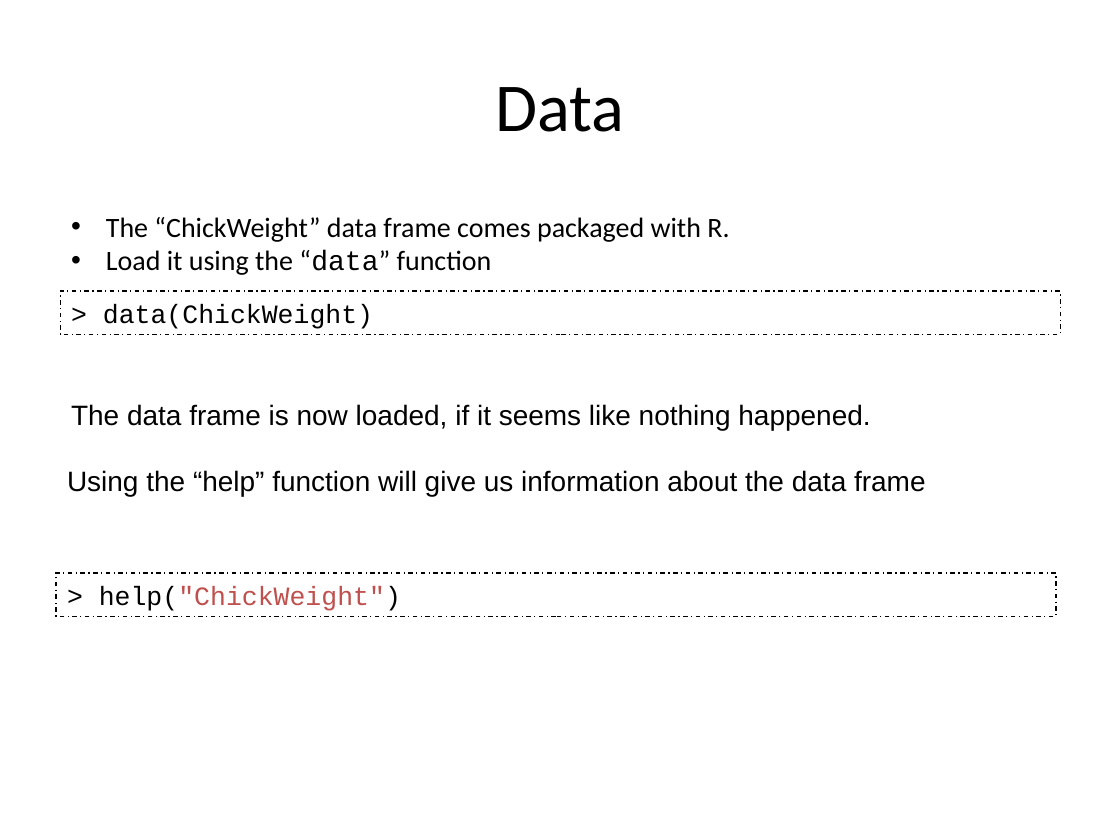
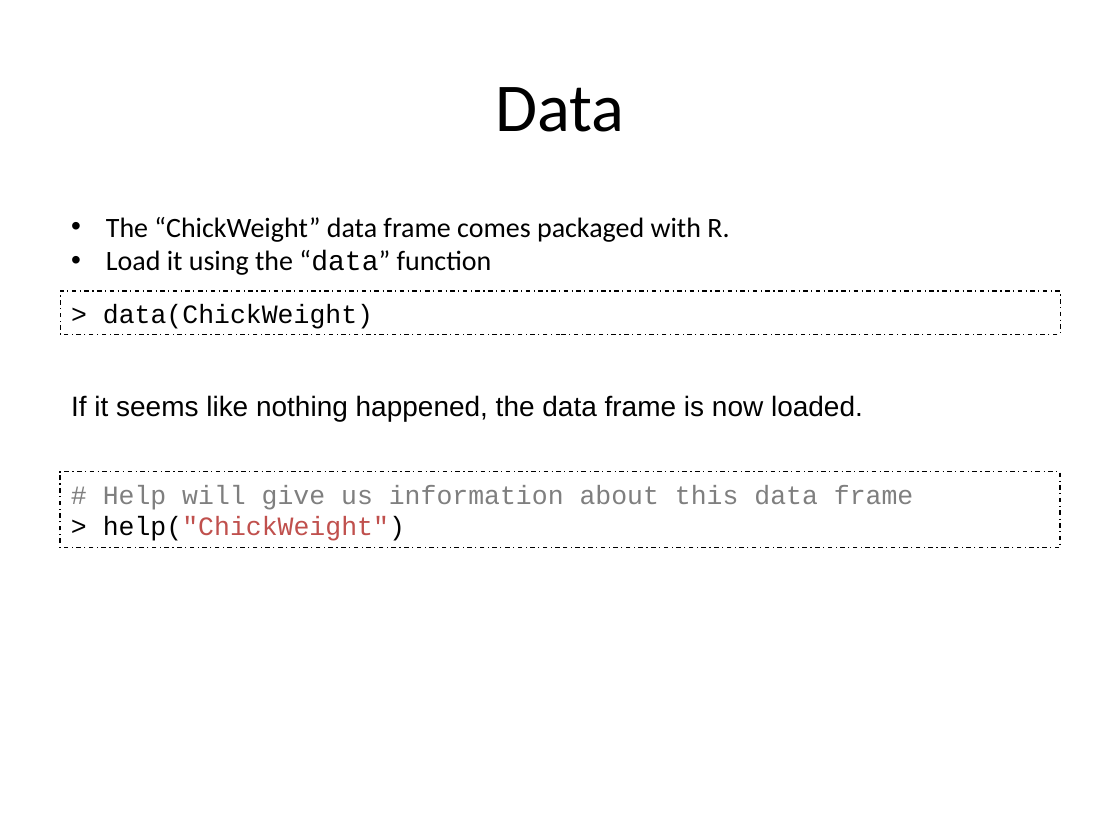
Before and after one commit to IQSS/Zelig4-Documentation, a slide deck: slide 14 of R-and-Stastics/R and Statistics.pptx (slide 15 before the commit). Drawn at 1120x840 pixels with LibreOffice and Linux fonts; fonts in the diff are those of the drawing. Boxes give left, top, right and bottom in pixels: in the first picture for what was removed or moved away, otherwise in the second. Text is boxed around its words. In the diff, an @@ line names an element or a change of style, - is before the commit and + after.

```diff
--- a/R-and-Stastics/R and Statistics.pptx
+++ b/R-and-Stastics/R and Statistics.pptx
@@ text at (71, 395, 863, 421): text changed @@
-The data frame is now loaded, if it seems like nothing happened.
+If it seems like nothing happened, the data frame is now loaded.
@@ rectangle "# Help will give us ...": place and size @@
-rectangle "# Help will give us ..." at (56, 573, 1056, 617)
+rectangle "# Help will give us ..." at (60, 472, 1061, 548)
@@ text removed at (67, 470, 926, 496) @@
-Using the “help” function will give us information about the data frame
@@ text in rectangle at (103, 485, 913, 510): paragraph added @@
+# Help will give us information about this data frame
```
Also in this commit, not shown: 16 other slides changed, 2 slides added, 4 slides removed, 2 other files.
